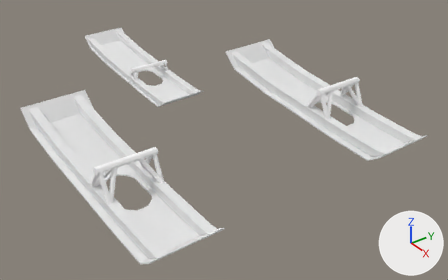
Renders of the Blender file Models/c172p-skis.blend from each side of a commit.
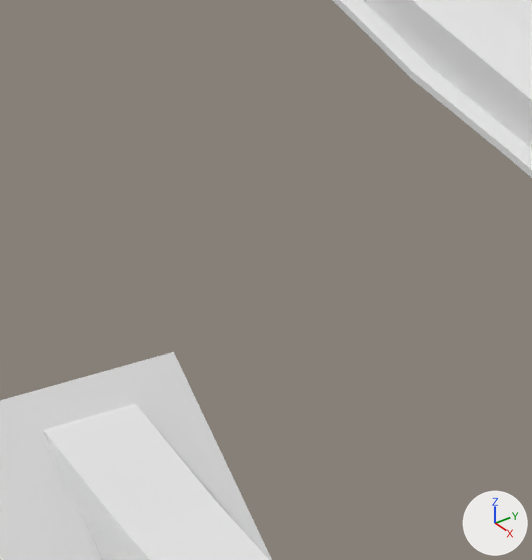
The first picture shows the older version from a camera (50 mm lens) standing at (4.36, -3.06, 1.46) and looking at (0.09, 0.11, -1.6). The close-ups show both versions on the part from 15% to 26% of the width and 21% to 39% of the height of that picture; other places that the commit changed are outside them. Every picture has the same lights, and +X, +Y and +Z are marked at lower right.

In view in the first close-up: 'LeftSki', 'LeftSkiBraceR', 'NoseSki', 'NoseSkiBraceL'.
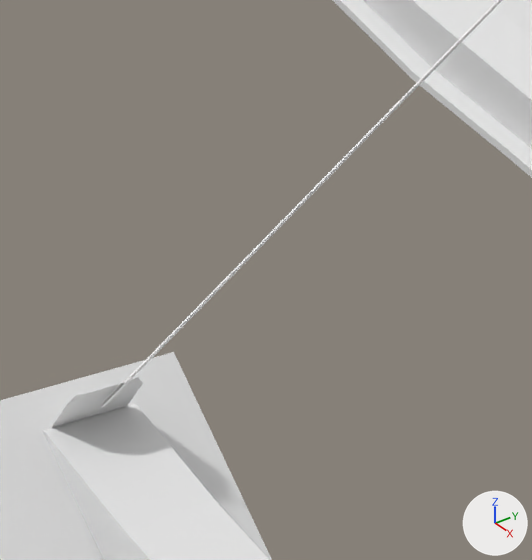
Changed parts and their boxes (x1, y1, x2, y2) in the close-ups (532 x 560 px):
'SkiWireL', added: after (101, 0, 502, 407)
'LeftCableConnect', added: after (52, 377, 143, 428)

The change, as a list of edits to the scene's bpy script:
```text
Add mat_material:
    mat_material = diffuse_material('Material')
    mat_material.base_color = (0.8, 0.8, 0.8)  # white #e7e7e7
Add mat_whitepaint_003:
    mat_whitepaint_003 = diffuse_material('WhitePaint.003')
    mat_whitepaint_003.base_color = (0.9, 0.9, 0.9)  # white #f3f3f3
Add me_plane_001:
    me_plane_001.from_pydata([(-0.49, -0.59, -0.19), (1.0, -0.72, 0.0), (-0.49, 0.7, -0.2), (1.0, 0.85, 0.0), (-0.61, 0.07, -0.15), (-0.61, -0.33, -0.14), (-0.61, 0.46, -0.15), (0.19, -0.72, -0.07), (0.6, -0.72, -0.03), (-0.21, -0.72, -0.11), (0.19, 0.85, -0.08), (-0.21, 0.85, -0.11), (0.6, 0.85, -0.04)], [], [(0, 9, 7, 8, 1, 3, 12, 10, 11, 2, 6, 4, 5)])
    me_plane_001.materials.append(mat_material)  # its picture is missing
Add me_ruddwires_001:
    me_ruddwires_001.from_pydata([(3.208, -1.093, -1.321), (3.205, -1.094, -1.321), (3.208, -1.096, -1.32), (3.126, -0.429, -0.8), (3.127, -0.428, -0.802), (3.124, -0.428, -0.801), (3.124, -0.429, -0.803)], [], [(6, 4, 0, 1), (3, 6, 1, 2), (3, 5, 6), (5, 4, 6), (2, 0, 4, 3)])
    me_ruddwires_001.polygons.foreach_set('use_smooth', [True] * 5)
    me_ruddwires_001.materials.append(mat_whitepaint_003)  # its picture is missing
Add ob_leftcableconnect:
    ob_leftcableconnect = bpy.data.objects.new('LeftCableConnect', me_plane_001)
    ob_leftcableconnect.location = (-0.8325, -0.9593, -1.1603)
    ob_leftcableconnect.rotation_euler = (0.00025, 2.487, 0.00685)  # degrees (0, 142, 0.4)
    ob_leftcableconnect.scale = (0.0469, 0.0469, 0.0469)
Add ob_skiwirel:
    ob_skiwirel = bpy.data.objects.new('SkiWireL', me_ruddwires_001)
    ob_skiwirel.location = (-2.1892, -0.5688, 2.1888)
    ob_skiwirel.rotation_euler = (0.389, 0.724, 0.0904)  # degrees (22, 41, 5.2)
    ob_skiwirel.show_transparent = True
```
